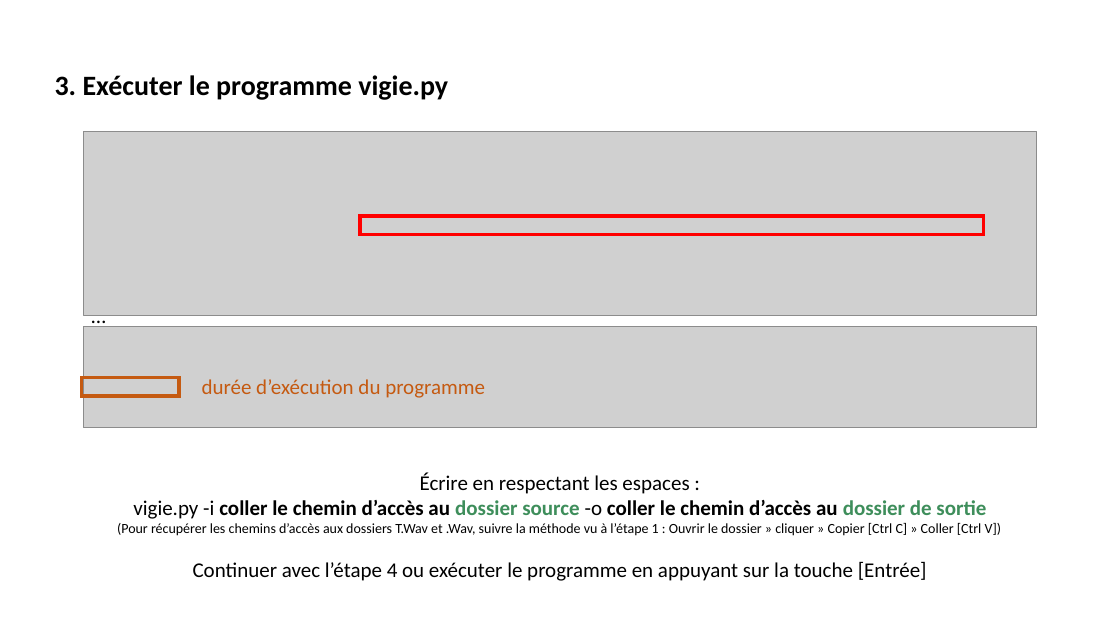
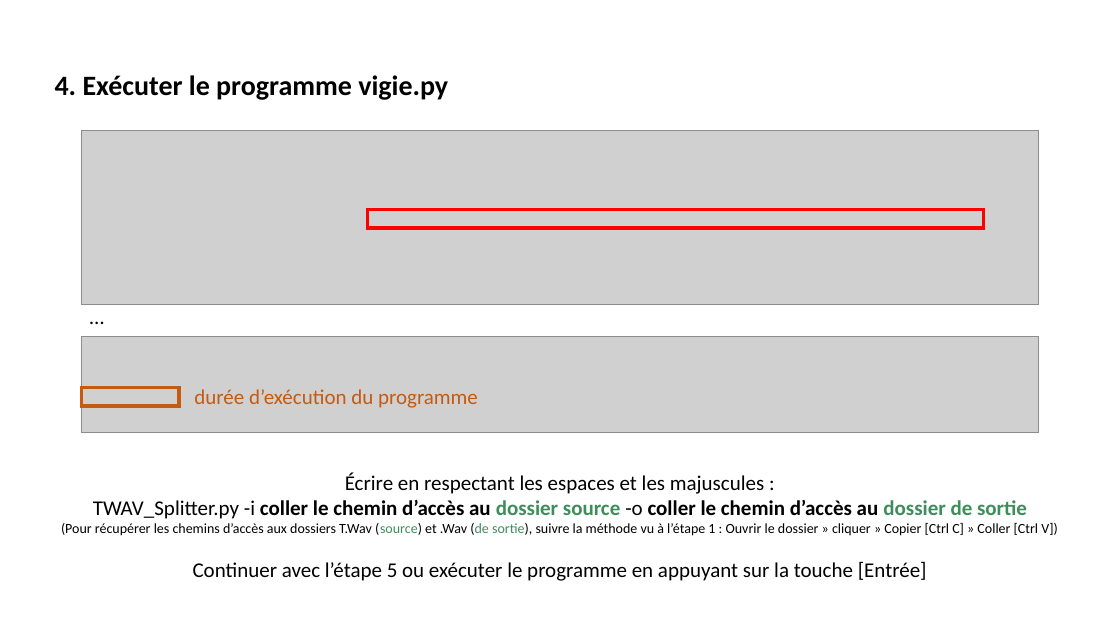
Before and after one commit to CEREMA/TWAV_splitter, a slide deck: slide 6 of Tuto_decoup_TWAV.pptx (slide 5 before the commit). Drawn at 1120x630 pixels with LibreOffice and Linux fonts; fonts in the diff are those of the drawing; grey boxes stand for pictures. Boxes give left, top, right and bottom in pixels: in the first picture for what was removed or moved away, otherwise in the second. Text is boxed around its words. In the diff, an @@ line names an element or a change of style, - is before the commit and + after.

```diff
--- a/Tuto_decoup_TWAV.pptx
+++ b/Tuto_decoup_TWAV.pptx
@@ text at [55, 75, 448, 100]: text changed @@
-3. Exécuter le programme vigie.py
+4. Exécuter le programme vigie.py
@@ picture: place and size @@
-picture at [83, 131, 1038, 315]
+picture at [82, 130, 1039, 304]
@@ rectangle: place and size @@
-rectangle at [360, 216, 984, 234]
+rectangle at [368, 210, 984, 229]
@@ picture: place and size @@
-picture at [83, 326, 1038, 428]
+picture at [82, 337, 1039, 433]
@@ rectangle: place and size @@
-rectangle at [82, 377, 179, 396]
+rectangle at [82, 387, 179, 406]
@@ text "durée d’exécution du programme": place and size @@
-text "durée d’exécution du programme" at [202, 379, 485, 398]
+text "durée d’exécution du programme" at [194, 389, 478, 408]
@@ text at [61, 472, 1057, 581]: text changed @@
-Écrire en respectant les espaces :
-vigie.py -i coller le chemin d’accès au dossier source -o coller le chemin d’accès au dossier de sortie
-(Pour récupérer les chemins d’accès aux dossiers T.Wav et .Wav, suivre la méthode vu à l’étape 1 : Ouvrir le dossier » cliquer » Copier [Ctrl C] » Coller [Ctrl V])
-Continuer avec l’étape 4 ou exécuter le programme en appuyant sur la touche [Entrée]
+Écrire en respectant les espaces et les majuscules :
+TWAV_Splitter.py -i coller le chemin d’accès au dossier source -o coller le chemin d’accès au dossier de sortie
+(Pour récupérer les chemins d’accès aux dossiers T.Wav (source) et .Wav (de sortie), suivre la méthode vu à l’étape 1 : Ouvrir le dossier » cliquer » Copier [Ctrl C] » Coller [Ctrl V])
+Continuer avec l’étape 5 ou exécuter le programme en appuyant sur la touche [Entrée]
```
Also in this commit, not shown: 4 other slides changed, 1 slide added, 1 other file.
